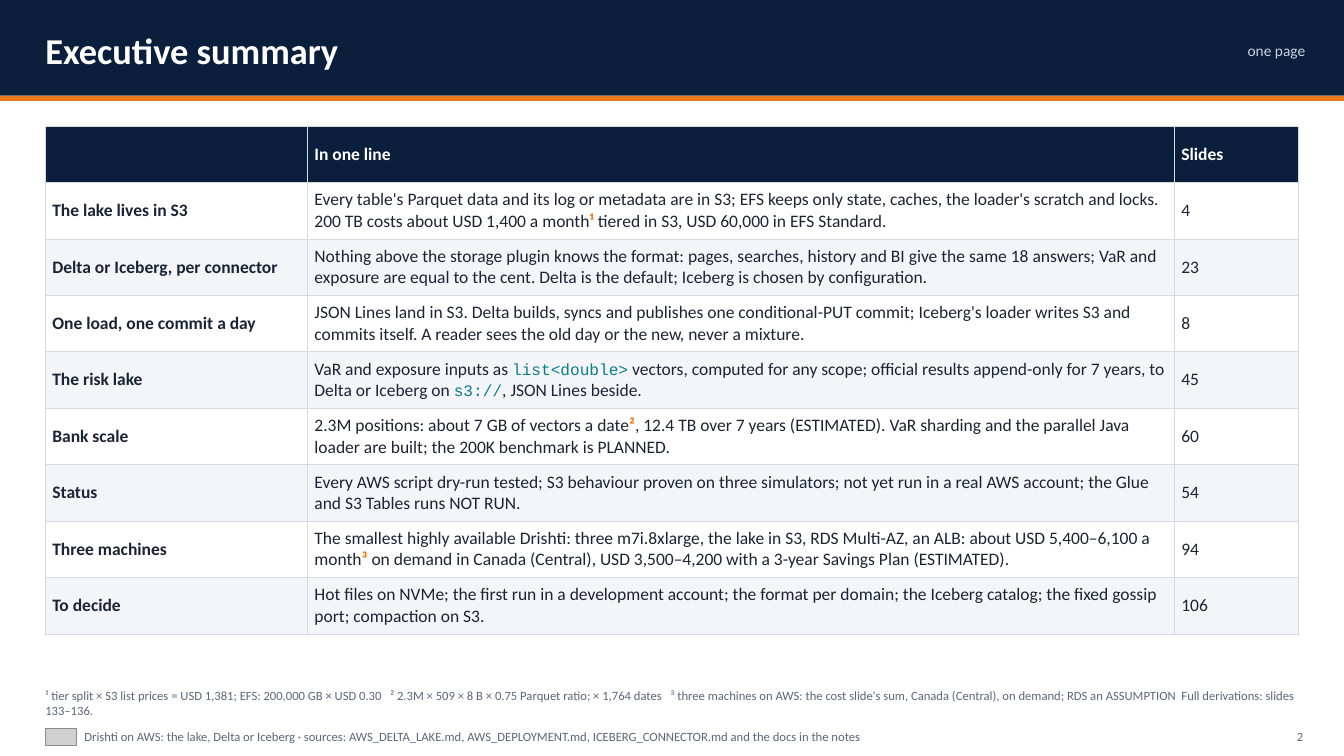
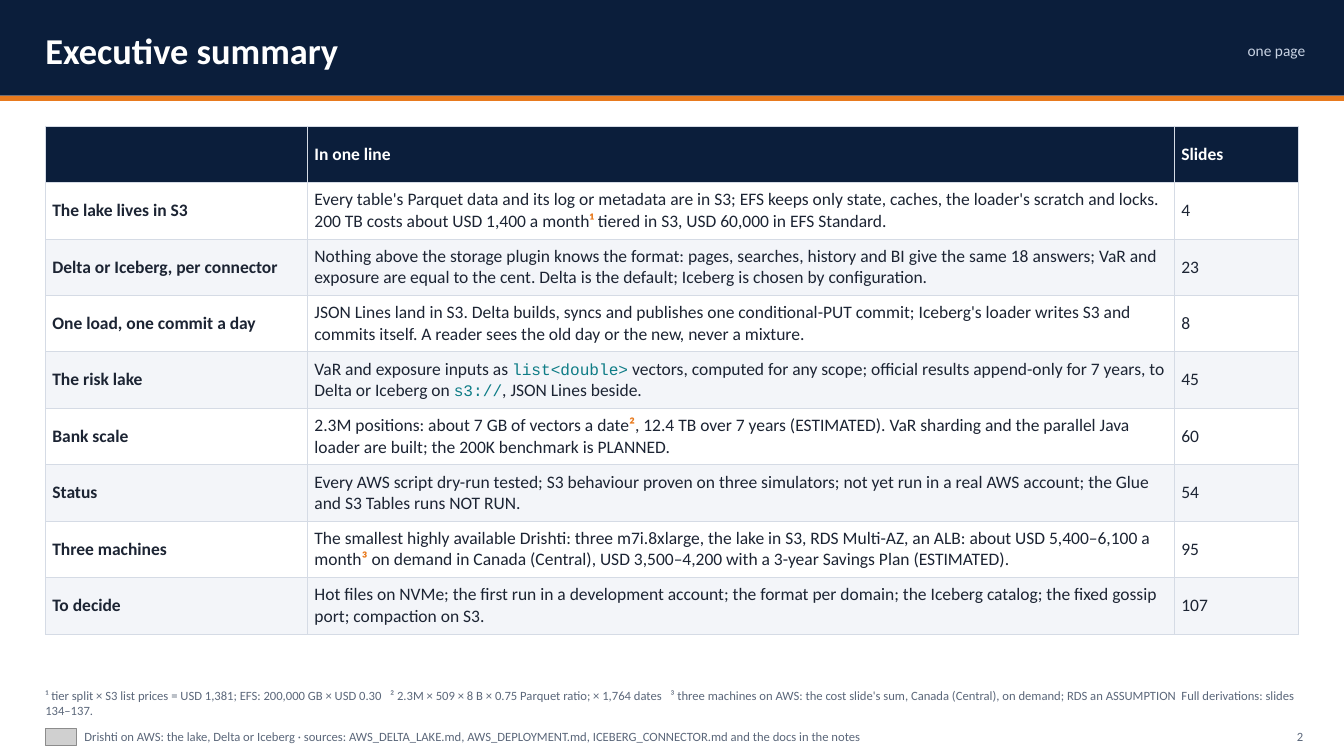
Before and after one commit to ajsinha/drishti, a slide deck: slide 2 of docs/publications/Drishti-on-AWS.pptx. Drawn at 1344x756 pixels with LibreOffice and Linux fonts; fonts in the diff are those of the drawing; grey boxes stand for pictures. Boxes give left, top, right and bottom in pixels: in the first picture for what was removed or moved away, otherwise in the second. Text is boxed around its words. In the diff, an @@ line names an element or a change of style, - is before the commit and + after.

Commit message:
Decks: the 1,000,000-position run after the memory work in every deck (one server at -Xmx6g, two dates in 2.2 GB of heap against 7.5 GB, 0.6-0.9 GB a date, RSS 6.9 GB against 17.2 GB, 183/138/124 req/s with no failure against 40/36/29, the bank minus a desk 0.20 s against 5.7 s, VaR identical to the dollar) as native charts and a before-and-after slide; Why VaR moved: one change at a time (the waterfall S0 to S7, illustrative figures, three views, the working, VAR EXPLAIN) in the VaR Engine deck and the Design-and-Evidence market-risk case; the memory model (ten dates, least recently used out, pinned month, quarter and year ends on New York and Toronto, refusals remembered) and the phone tiers in the VaR Engine deck; the memory model slide as built in Design-and-Evidence

```diff
--- a/docs/publications/Drishti-on-AWS.pptx
+++ b/docs/publications/Drishti-on-AWS.pptx
@@ table at (45,126,1299,634) @@
-row 8, column 3: 94
+row 8, column 3: 95
-row 9, column 3: 106
+row 9, column 3: 107
@@ text at (45,690,1295,715): text changed @@
-¹ tier split × S3 list prices = USD 1,381; EFS: 200,000 GB × USD 0.30 ² 2.3M × 509 × 8 B × 0.75 Parquet ratio; × 1,764 dates ³ three machines on AWS: the cost slide's sum, Canada (Central), on demand; RDS an ASSUMPTION Full derivations: slides 133–136.
+¹ tier split × S3 list prices = USD 1,381; EFS: 200,000 GB × USD 0.30 ² 2.3M × 509 × 8 B × 0.75 Parquet ratio; × 1,764 dates ³ three machines on AWS: the cost slide's sum, Canada (Central), on demand; RDS an ASSUMPTION Full derivations: slides 134–137.
```
Also in this commit, not shown: 76 other slides changed, 1 slide added, 5 other files.
